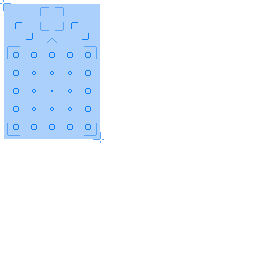
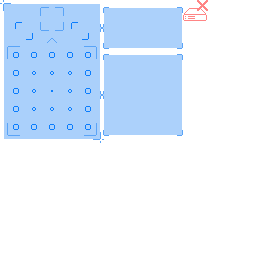
Layered file, before and after one edit (256x256). Changes by layer:
added layer "Error Marker" in group "Elements" over [183, 0, 208, 21]
added group "Formula" with 3 layers above "Graph" over [100, 7, 183, 49]
added layer "Border markers" (1st of 2, in "Formula") in group "Formula" over [100, 7, 183, 49]
added layer "Formula Background" in group "Formula" over [104, 8, 182, 48]
added group "Graph" with 3 layers above "Grid" over [100, 54, 183, 136]
added layer "Border markers" (2nd of 2, in "Graph") in group "Graph" over [100, 54, 183, 136]
added layer "Graph Background" in group "Graph" over [104, 55, 182, 135]
painted on "Background" over [100, 8, 182, 135]
